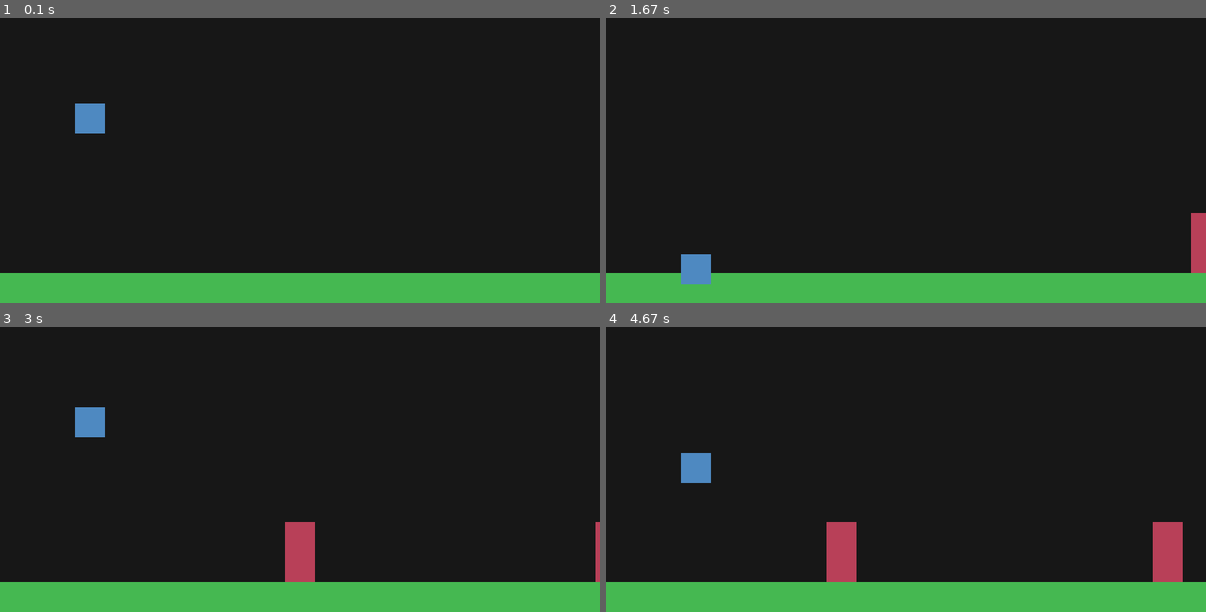
Above: before the commit, frames 1-4 (two rows, left to right).
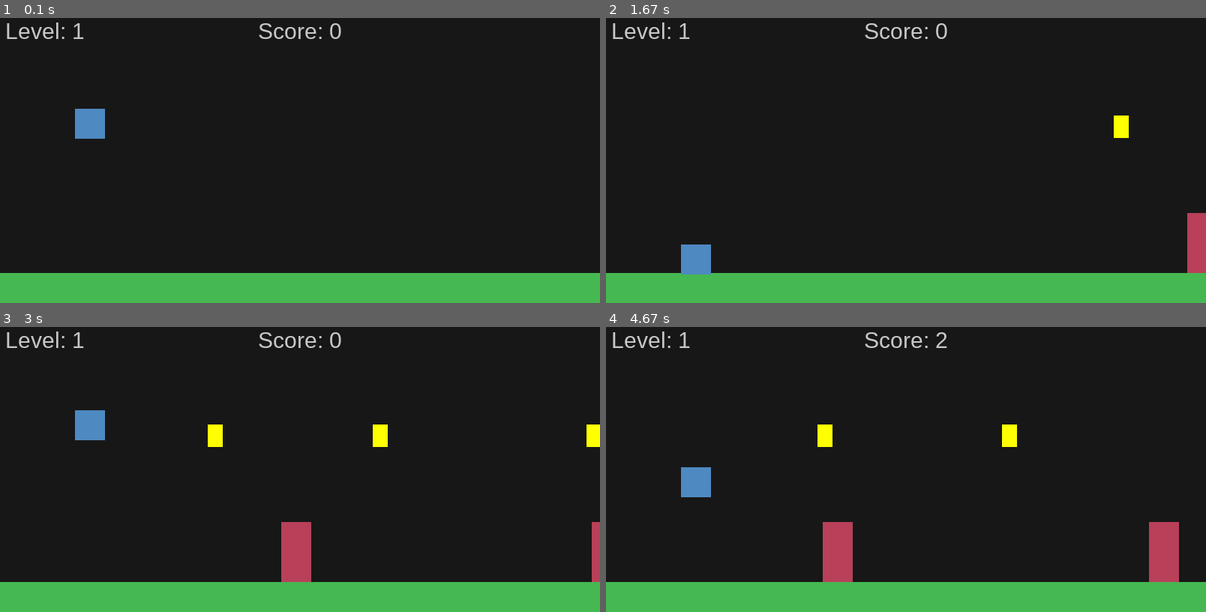
Above: after the commit, the same moments.

Repository: Obejuelo/py-game
Game: pygame game, started from main.py
Same seed, same stepped clock (60 frames per second), same inputs: the game is played once before the commit and once after it.
Inputs:
- Up to frame 1 (0.1 s): no input
- Up to frame 2 (1.67 s): tap Space at 0.33, 0.73, 1.03, 1.23, 1.57 s
- Up to frame 3 (3 s): tap Space at 1.87, 2.07, 2.37, 2.63, 2.97 s
- Up to frame 4 (4.67 s): tap Space at 3.27, 3.4, 3.8, 4.1 s

The runs differ from the first frame. In frame 1, 0.7% of the frame differs, in the area x 1-57%, y 1-43%; in frame 2, 1.2%; in frame 3, 1.6%; in frame 4, 1.9%, in the area x 1-97%, y 1-90%.

Commit message:
coins and re start

Diff:
--- /dev/null
+++ b/Game/coin.py
@@ -0,0 +1,22 @@
+import pygame
+from .config import *
+
+class Coin(pygame.sprite.Sprite):
+
+    def __init__(self, pos_x, pos_y):
+        pygame.sprite.Sprite.__init__(self)
+
+        self.image = pygame.Surface((20, 30))
+        self.image.fill(YELLOW)
+
+        self.rect = self.image.get_rect()
+        self.rect.x = pos_x
+        self.rect.y = pos_y
+
+        self.vel_x = SPEED
+
+    def update(self, *args):
+        self.rect.left -= self.vel_x
+
+    def stop(self):
+        self.vel_x = 0
--- a/Game/config.py
+++ b/Game/config.py
@@ -5,9 +5,16 @@
 TITLE = 'My game'
 
 DARK = (23, 23, 23)
+WHITE = (200, 200, 200)
 GREEN = (69, 184, 81)
 BLUE = (78, 137, 193)
 RED = (184, 64, 88)
+YELLOW = (255, 255, 0)
+TEAL = (0, 128, 128)
 
 PLAYER_GRAV = 1.2
 SPEED = 5
+
+MAX_COINS = 15
+
+FONT = 'Arial'
--- a/Game/game.py
+++ b/Game/game.py
@@ -1,11 +1,13 @@
 import pygame
 import sys
+import os
 from .config import *
 import random
 
 from .platform import Platform
 from .player import Player
 from .wall import Wall
+from . coin import Coin
 
 class Game:
 
@@ -17,14 +19,22 @@
         pygame.display.set_caption(TITLE)
 
         self.running = True
-        self.playing = True
 
         self.clock = pygame.time.Clock()
+
+        self.dir = os.path.dirname(__file__)
+        self.dir_sounds = os.path.join(self.dir, 'sources/sounds')
+
+        self.font = pygame.font.match_font(FONT)
 
     def start(self):
         self.new()
 
     def new(self):
+        self.score = 0
+        self.level = 0
+        self.playing = True
+
         self.generate_elements()
         self.run()
 
@@ -35,6 +45,7 @@
         # Generate sprites group
         self.sprites = pygame.sprite.Group()
         self.walls = pygame.sprite.Group()
+        self.coins = pygame.sprite.Group()
 
         self.sprites.add(self.platform)
         self.sprites.add(self.player)
@@ -52,12 +63,25 @@
                 self.sprites.add(wall)
                 self.walls.add(wall)
 
+            self.level += 1
+            self.generate_coins()
+
+    def generate_coins(self):
+        last_position = WIDTH + 100
+        for c in range(0, MAX_COINS):
+            pos_x = random.randrange(last_position + 180, last_position + 300)
+            coin = Coin(pos_x, 150)
+            last_position = coin.rect.right
+
+            self.sprites.add(coin)
+            self.coins.add(coin)
+
     def run(self):
         while self.running:
             self.clock.tick(FPS)
             self.events()
+            self.update()
             self.draw()
-            self.update()
 
     def events(self):
         for event in pygame.event.get():
@@ -70,27 +94,43 @@
         if key[pygame.K_SPACE]:
             self.player.jump()
 
+        if key[pygame.K_r] and not self.playing:
+            self.new()
+
     def draw(self):
         self.surface.fill(DARK)
+        self.draw_text()
         self.sprites.draw(self.surface)
+        pygame.display.flip()
 
     def update(self):
-        if self.playing:
-            #update display
-            pygame.display.flip()
+        if not self.playing:
+            return
 
-            wall = self.player.collide_with(self.walls)
-            if wall:
-                if self.player.collide_bottom(wall):
-                    self.player.skid(wall)
-                else:
-                    self.stop()
+        #update display
+        wall = self.player.collide_with(self.walls)
+        if wall:
+            if self.player.collide_bottom(wall):
+                self.player.skid(wall)
+            else:
+                self.stop()
+                sound = pygame.mixer.Sound(os.path.join(self.dir_sounds, 'lose.wav'))
+                sound.play()
 
-            self.sprites.update()
-            self.player.validate_platform(self.platform)
+        coin = self.player.collide_with(self.coins)
+        if coin:
+            self.score += 1
+            coin.kill()
 
-            self.update_elements(self.walls)
-            self.generate_walls()
+            sound = pygame.mixer.Sound(os.path.join(self.dir_sounds, 'coin.wav'))
+            sound.play()
+
+        self.sprites.update()
+        self.player.validate_platform(self.platform)
+
+        self.update_elements(self.walls)
+        self.update_elements(self.coins)
+        self.generate_walls()
 
     def update_elements(self, elements):
         for element in elements:
@@ -105,3 +145,26 @@
     def stop_elements(self, elemenst):
         for element in elemenst:
             element.stop()
+
+    def text_format(self):
+        return 'Score: {}'.format(self.score)
+
+    def level_format(self):
+        return 'Level: {}'.format(self.level)
+
+    def draw_text(self):
+        self.display_text(self.text_format(), 30, WHITE, WIDTH // 2, 20)
+        self.display_text(self.level_format(), 30, WHITE, 60, 20)
+
+        if not self.playing:
+            self.display_text('Perdiste', 60, WHITE, WIDTH // 2, HEIGHT // 2)
+            self.display_text('Presiona "r" para reiniciar', 30, TEAL, WIDTH // 2, 100)
+
+    def display_text(self, text, size, color, pos_x, pos_y):
+        font = pygame.font.Font(self.font, size)
+
+        text = font.render(text, True, color)
+        rect = text.get_rect()
+        rect.midtop = (pos_x, pos_y)
+
+        self.surface.blit(text, rect)
Not shown, added: Game/sources/sounds/coin.wav
Not shown, added: Game/sources/sounds/lose.wav
